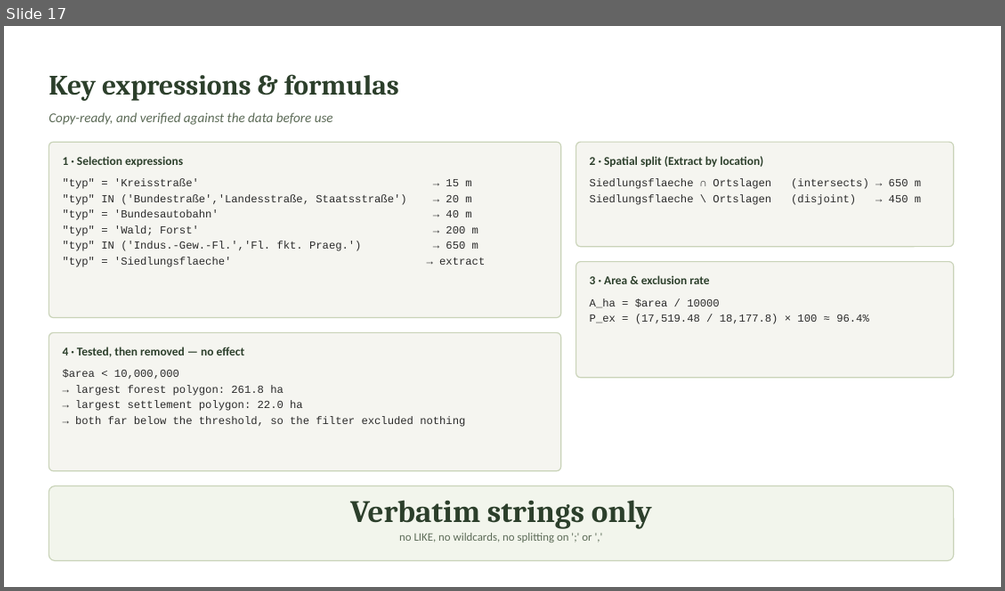
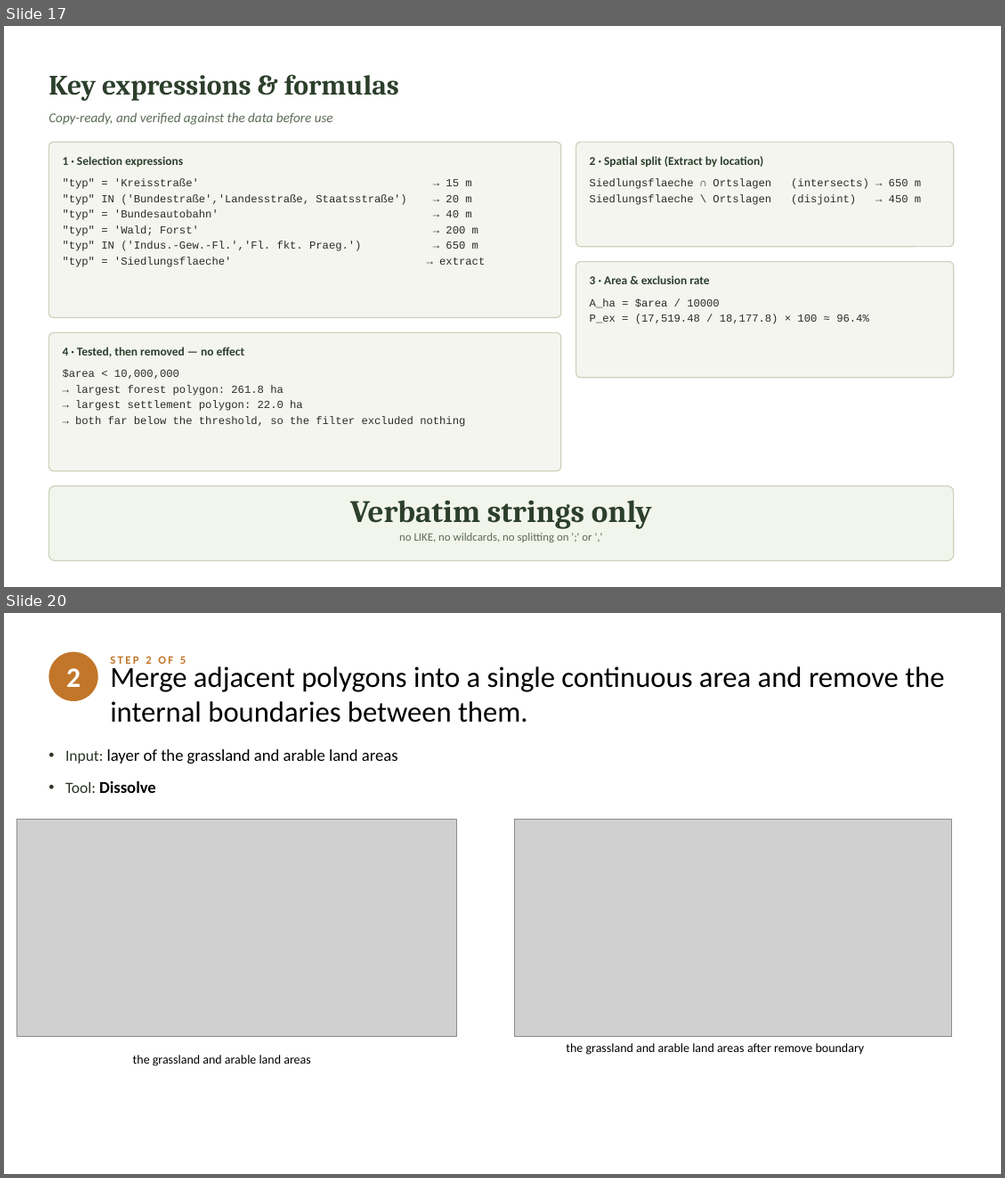
Before and after one commit to Kratosna/Methoden-zur-Analyse-und-Modellierung-von-r-umlichen-Umweltdaten, a slide deck: Procedure_Presentation.pptx. Shown one above the other, each under a label of ours: slide 17 before the commit, slides 17 and 20 after it; the slides between them are not shown. The pictures are 1005x591 and 1005x1178 pixels, drawn with LibreOffice and Linux fonts; fonts in the diff are those of the drawing; grey boxes stand for pictures. Boxes give left, top, right and bottom in pixels: in the first picture for what was removed or moved away, otherwise in the second. Text is boxed around its words. In the diff, an @@ line names an element or a change of style, - is before the commit and + after.

```diff
--- a/Procedure_Presentation.pptx
+++ b/Procedure_Presentation.pptx
@@ slide 20 added at box(4, 613, 1001, 1174), background #FFFFFF @@
@@ ellipse added at box(48, 652, 98, 701), fill #C2762A @@
@@ text added at box(110, 656, 186, 664), 11 pt, text #C2762A, bold @@
+STEP 2 OF 5
@@ text added at box(110, 663, 944, 722), 28 pt, text #000000 @@
+Merge adjacent polygons into a single continuous area and remove the internal boundaries between them.
@@ text added at box(66, 668, 81, 687), 27 pt, text #FFFFFF, bold @@
+2
@@ text added at box(65, 749, 398, 793), 16 pt, text #000000 @@
+• Input: layer of the grassland and arable land areas
+• Tool: Dissolve
@@ picture added at box(16, 819, 456, 1037) @@
@@ picture added at box(515, 819, 952, 1037) @@
@@ text added at box(133, 1054, 310, 1066), 12 pt, text #000000 @@
+the grassland and arable land areas
@@ text added at box(566, 1043, 865, 1054), 12 pt, text #000000 @@
+the grassland and arable land areas after remove boundary
```
Also in this commit, not shown: 6 other slides added, 3 other files.
